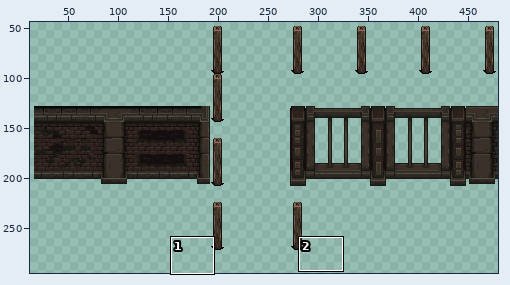
Sprite sheet -- Assets/room6foreground.png. Above, an overview of the earlier version with the close-up marked.
Close-up. As it was:
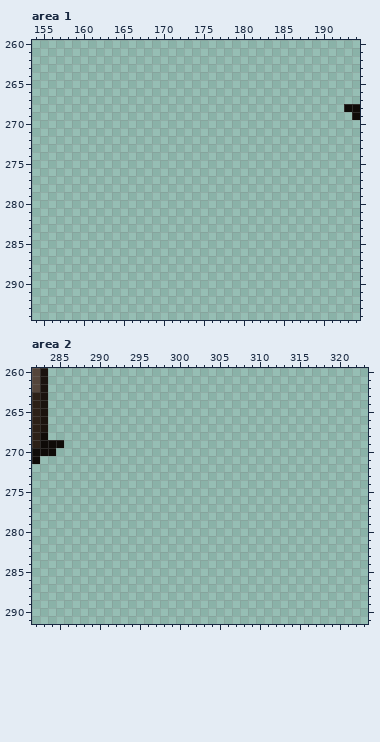
The file is 480x320 pixels. Colours within 5 levels of each other are drawn and written as one. Shown: area 1: x 154..194, y 260..294; area 2: x 282..323, y 260..291. The wide view leaves out empty margins.
The result:
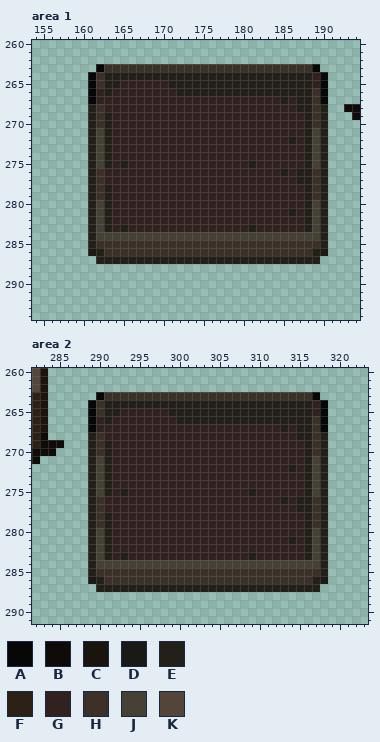
Palette (. is transparent): A #070707  B #0f0b08  C #1a130e  D #1b1916  E #231f19  F #2c2017  G #312220  H #3c3129  J #454135  K #54453b
The exact change:
Changed rows in their new state; - is an unchanged pixel.
Area 1:
first column x 161:
263 -AHHHHHHHHHHHHHHHHHHHHHHHHHHA-
264 AHEEEEEEEEEEEEEEEEEEEEEEEEEEGA
265 AHEEGGGGGGEEEEEEEEEEEEEEEEEEGA
266 AGEGGGGGGGGEEEEEEEEEEEEEEEEEHA
267 AGGGGGGGGGGGGGGGGGGGGGGGEGEEHA
268 EHGGGGGGGGGGGGGGGGGGGGGGGGEEHE
269 EHEGGGGGGGGGGGGGGGGGGGGGGGGEHE
270 EHEGGGGGGGGGGGGGGGGGGGGGGGGEHE
271 EJEGGGGGGGGGGGGGGGGGGGGGGGGEJE
272 EJEGGGGGGGGGGGGGGGGGGGGGGEGEJE
273 EJEGGGGGGGGGGGGGGGGGGGGGGGGEJE
274 EJEGGGGGGGGGGGGGGGGGGGGGGGGEJE
275 EJEGEGGGGGGGGGGGGGGGEGGGGGGEJE
276 EHGGGGGGGGGGGGGGGGGGGGGGEGEEHE
277 EHGGGGGGGGGGGGGGGGGGGGGGGGEEHE
278 EHEGGGGGGGGGGGGGGGGGGGGGGGGEHE
279 EHEGGGGGGGGGGGGGGGGGGGGGGGGEHE
280 EJEGGGGGGGGGGGGGGGGGGGGGGGGEJE
281 EJEGGGGGGGGGGGGGGGGGGGGGGEGEJE
282 EJEGGGGGGGGGGGGGGGGGGGGGGGGEJE
283 EJEGEGGGGGGGGGGGGGGGEGGGGGGEJE
284 EJJJJJJJJJJJJJJJJJJJJJJJJJJJJE
285 EHHHHHHHHHHHHHHHHHHHHHHHHHHHHE
286 DEHHHHHHHHHHHHHHHHHHHHHHHHHHED
287 -EEEEEEEEEEEEEEEEEEEEEEEEEEEE-
Area 2:
first column x 289:
263 -AHHHHHHHHHHHHHHHHHHHHHHHHHHA-
264 AHEEEEEEEEEEEEEEEEEEEEEEEEEEGA
265 AHEEGGGGGGEEEEEEEEEEEEEEEEEEGA
266 AGEGGGGGGGGEEEEEEEEEEEEEEEEEHA
267 AGGGGGGGGGGGGGGGGGGGGGGGEGEEHA
268 EHGGGGGGGGGGGGGGGGGGGGGGGGEEHE
269 EHEGGGGGGGGGGGGGGGGGGGGGGGGEHE
270 EHEGGGGGGGGGGGGGGGGGGGGGGGGEHE
271 EJEGGGGGGGGGGGGGGGGGGGGGGGGEJE
272 EJEGGGGGGGGGGGGGGGGGGGGGGEGEJE
273 EJEGGGGGGGGGGGGGGGGGGGGGGGGEJE
274 EJEGGGGGGGGGGGGGGGGGGGGGGGGEJE
275 EJEGEGGGGGGGGGGGGGGGEGGGGGGEJE
276 EHGGGGGGGGGGGGGGGGGGGGGGEGEEHE
277 EHGGGGGGGGGGGGGGGGGGGGGGGGEEHE
278 EHEGGGGGGGGGGGGGGGGGGGGGGGGEHE
279 EHEGGGGGGGGGGGGGGGGGGGGGGGGEHE
280 EJEGGGGGGGGGGGGGGGGGGGGGGGGEJE
281 EJEGGGGGGGGGGGGGGGGGGGGGGEGEJE
282 EJEGGGGGGGGGGGGGGGGGGGGGGGGEJE
283 EJEGEGGGGGGGGGGGGGGGEGGGGGGEJE
284 EJJJJJJJJJJJJJJJJJJJJJJJJJJJJE
285 EHHHHHHHHHHHHHHHHHHHHHHHHHHHHE
286 DEHHHHHHHHHHHHHHHHHHHHHHHHHHED
287 -EEEEEEEEEEEEEEEEEEEEEEEEEEEE-
